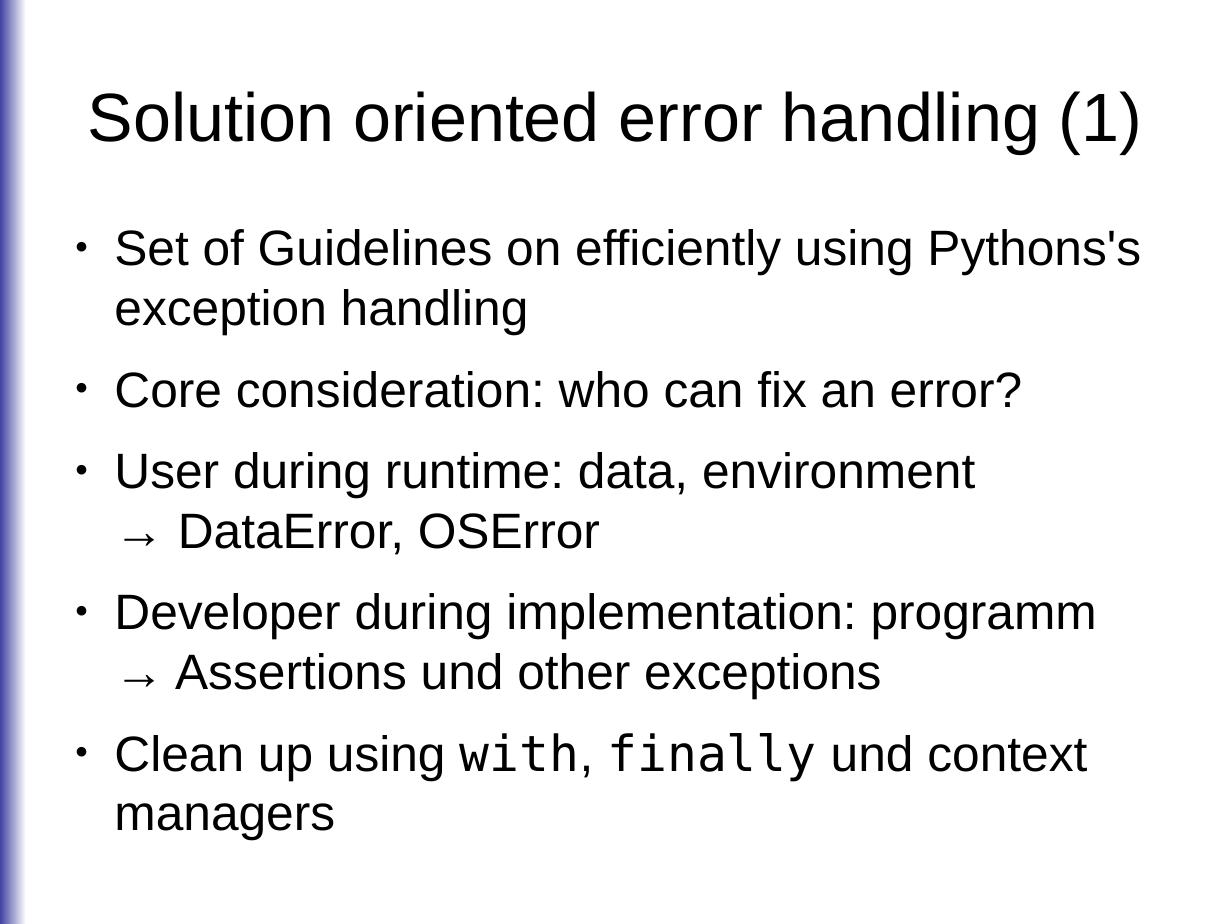
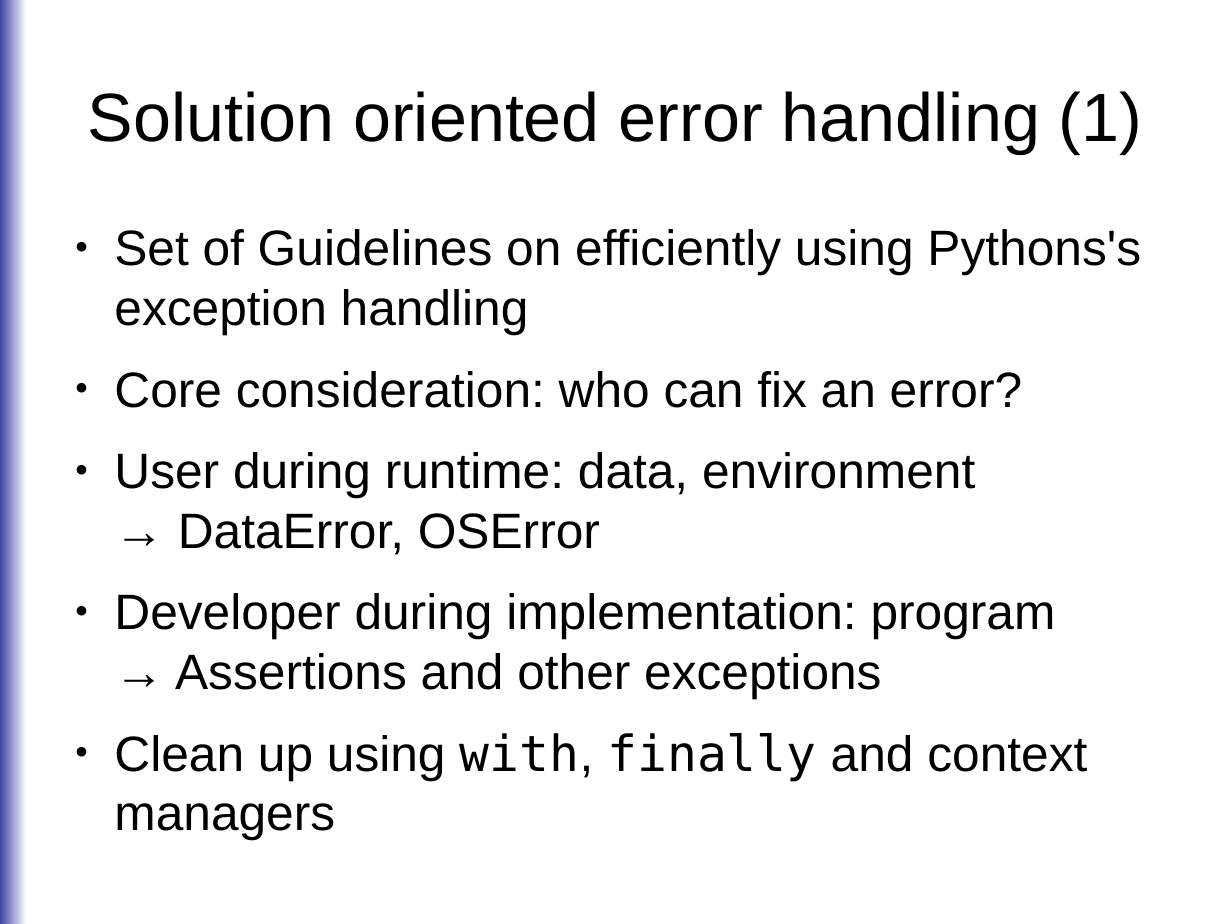
Before and after one commit to roskakori/talks, a slide deck: slide 63 of europython_2014/errorhandling/Solution oriented error handling.odp. Drawn at 1232x924 pixels with LibreOffice and Linux fonts; fonts in the diff are those of the drawing. Boxes give left, top, right and bottom in pixels: in the first picture for what was removed or moved away, otherwise in the second. Text is boxed around its words. In the diff, an @@ line names an element or a change of style, - is before the commit and + after.

Commit message:
Cleaned up spelling, formatting and untranslated German words.

```diff
--- a/europython_2014/errorhandling/Solution oriented error handling.odp
+++ b/europython_2014/errorhandling/Solution oriented error handling.odp
@@ text at [114,593,1087,840]: text changed @@
-● Developer during implementation: programm
-  → Assertions und other exceptions
-● Clean up using with, finally und context managers
+● Developer during implementation: program
+  → Assertions and other exceptions
+● Clean up using with, finally and context managers
```
Also in this commit, not shown: 16 other slides changed.
